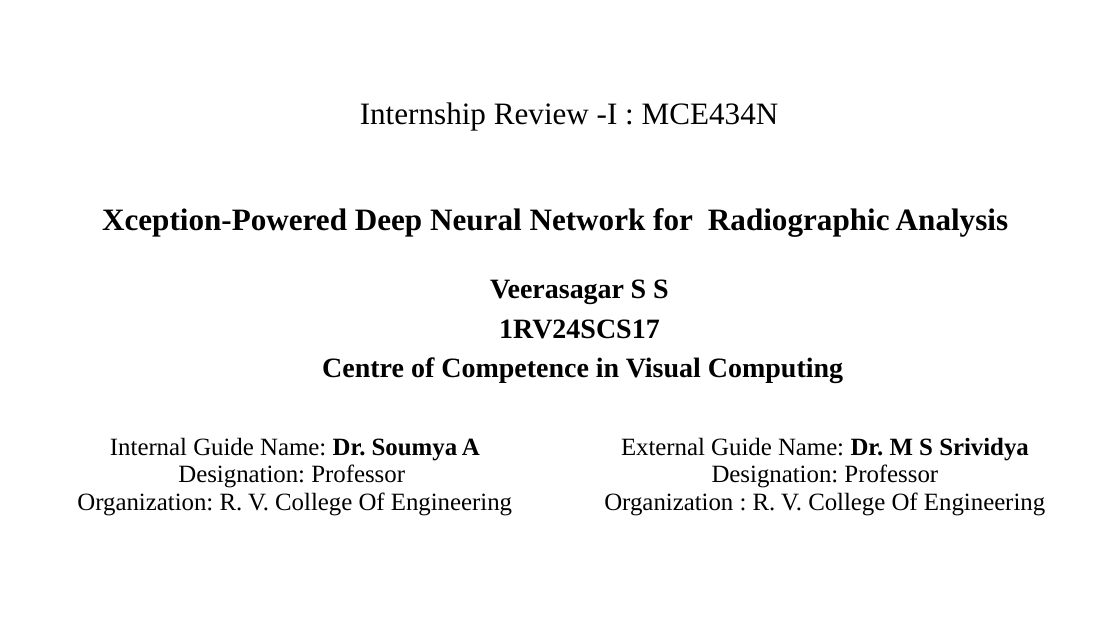
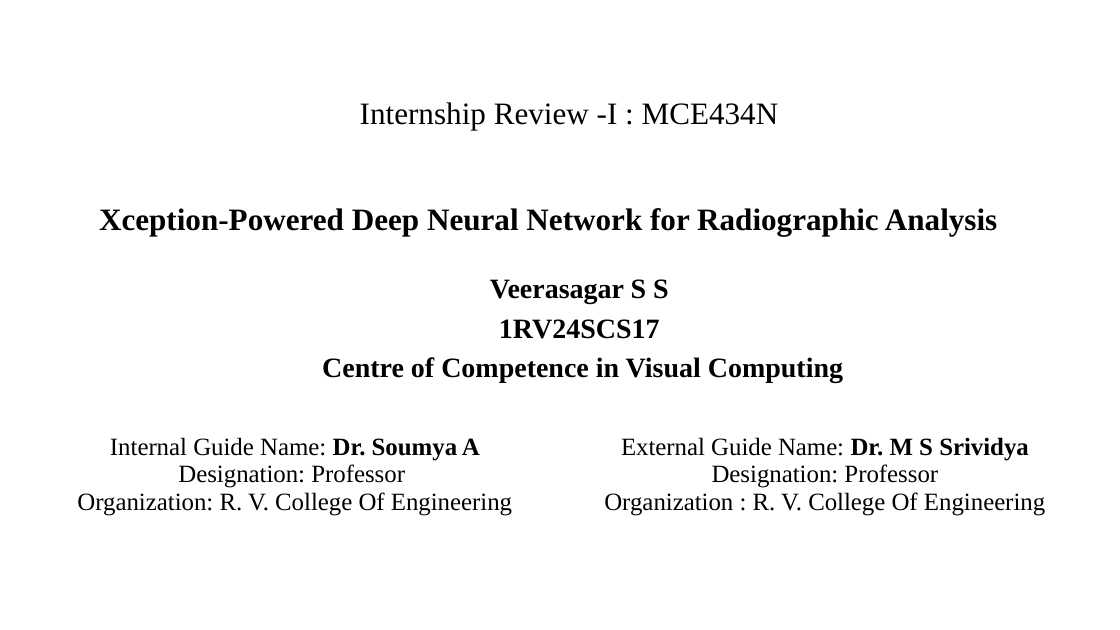
Before and after one commit to veerasagar/CoE-VC, a slide deck: slide 1 of Xception/Internship Phase 1.pptx. Drawn at 1120x630 pixels with LibreOffice and Linux fonts; fonts in the diff are those of the drawing; background and template pictures are left out. Boxes give left, top, right and bottom in pixels: in the first picture for what was removed or moved away, otherwise in the second. Text is boxed around its words. In the diff, an @@ line names an element or a change of style, - is before the commit and + after.

```diff
--- a/Xception/Internship Phase 1.pptx
+++ b/Xception/Internship Phase 1.pptx
@@ text "Internship Review -I : MCE434N" rewrapped from [102, 102, 1008, 236] to [99, 102, 997, 236] @@
```
Also in this commit, not shown: 4 other slides changed.
